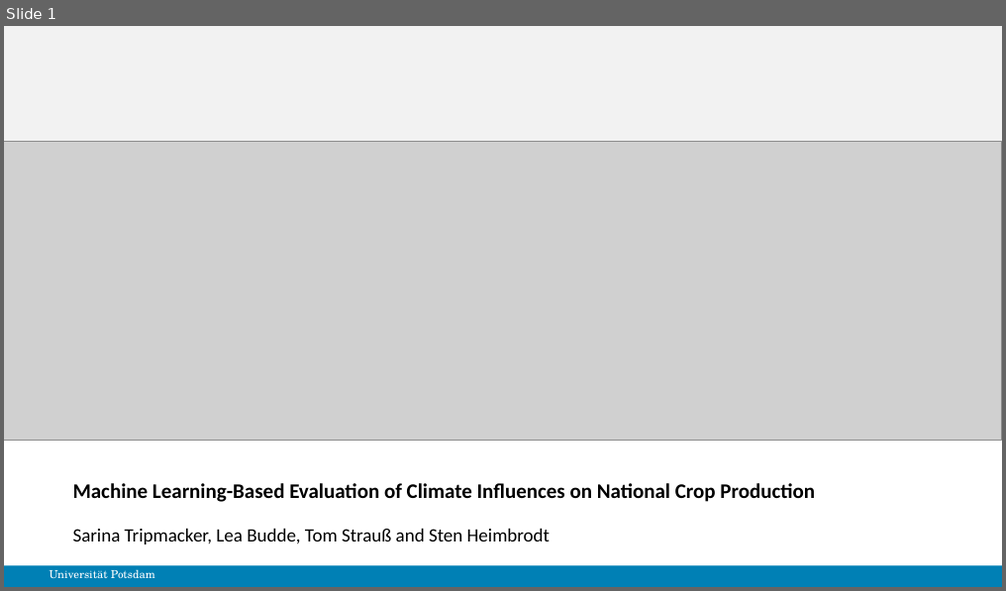
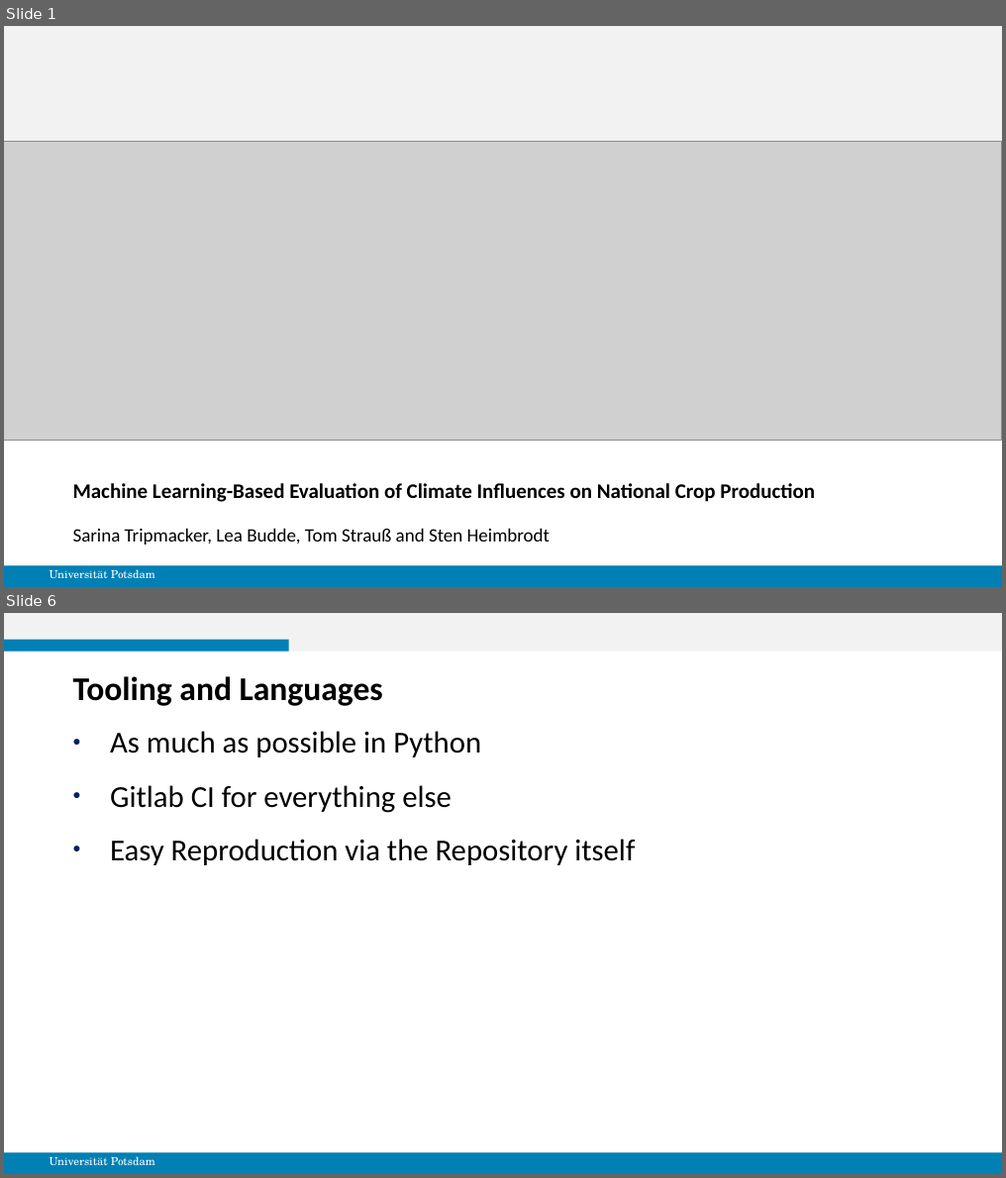
Before and after one commit to gespel/WoodProductionTrends, a slide deck: ProjektVorstellung.odp. Shown one above the other, each under a label of ours: slide 1 before the commit, slides 1 and 6 after it; the slides between them are not shown. The pictures are 1006x591 and 1006x1178 pixels, drawn with LibreOffice and Linux fonts; fonts in the diff are those of the drawing; grey boxes stand for pictures; background and template pictures are left out. Boxes give left, top, right and bottom in pixels: in the first picture for what was removed or moved away, otherwise in the second. Text is boxed around its words. In the diff, an @@ line names an element or a change of style, - is before the commit and + after.

```diff
--- a/ProjektVorstellung.odp
+++ b/ProjektVorstellung.odp
@@ slide 6 added at (4, 613, 1002, 1174), background #FFFFFF; not listed: 2 template elements that a slide beside it also shows @@
@@ rectangle added at (4, 613, 1002, 651), fill #F2F2F2 @@
@@ rectangle added at (4, 640, 288, 652), fill #0080B5 @@
@@ title added at (73, 676, 383, 706), 24 pt, text #000000, bold @@
+Tooling and Languages
@@ text added at (110, 731, 635, 865), 22 pt, text #000000 @@
+● As much as possible in Python
+● Gitlab CI for everything else
+● Easy Reproduction via the Repository itself
```
Also in this commit, not shown: 4 slides changed.
